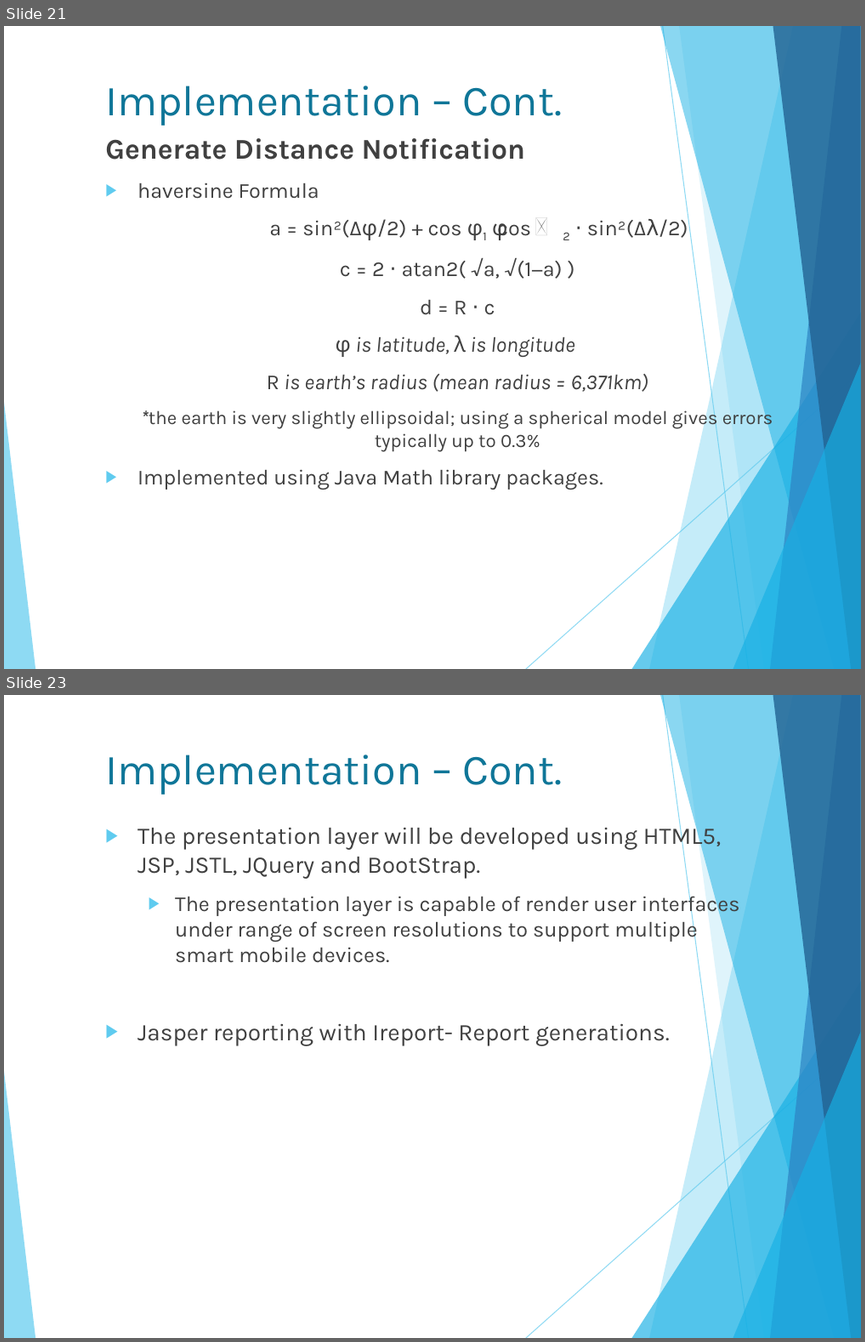
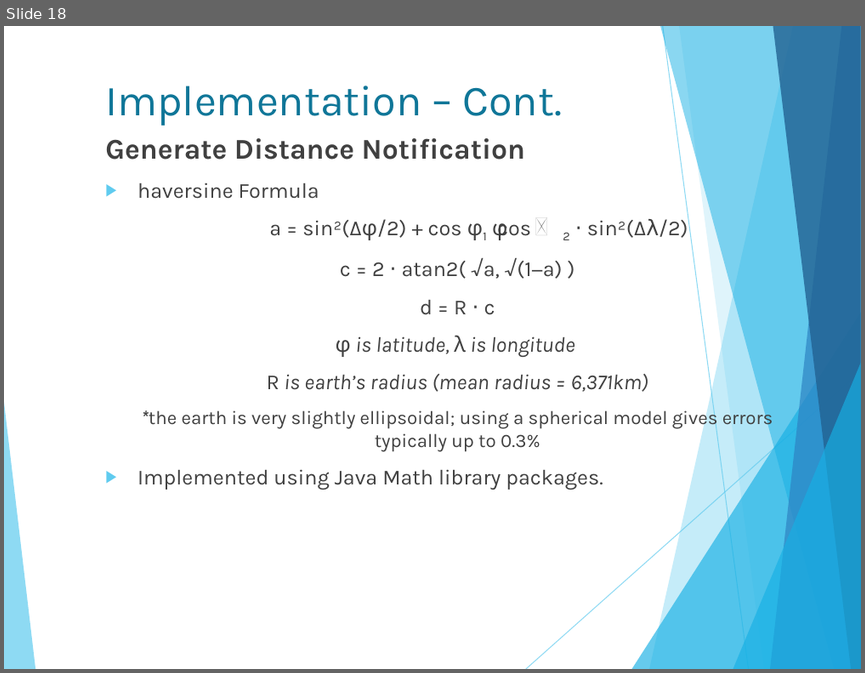
Before and after one commit to isurudewasurendra/SappuSavari, a slide deck: documentation/Location Based Mobile Marketing System.pptx. Shown one above the other, each under a label of ours: slides 21 and 23 before the commit, slide 18 after it; the slides between them are not shown. The pictures are 865x1342 and 865x673 pixels, drawn with LibreOffice and Linux fonts; fonts in the diff are those of the drawing. Boxes give left, top, right and bottom in pixels: in the first picture for what was removed or moved away, otherwise in the second. Text is boxed around its words. In the diff, an @@ line names an element or a change of style, - is before the commit and + after.

```diff
--- a/documentation/Location Based Mobile Marketing System.pptx
+++ b/documentation/Location Based Mobile Marketing System.pptx
@@ slide 23 removed at [4,695,861,1338], background #FFFFFF; not listed: 10 template elements that a slide beside it also shows @@
@@ title removed at [105,755,562,794] @@
-Implementation – Cont.
@@ text removed at [137,823,740,1046] @@
-▶ The presentation layer will be developed using HTML5, JSP, JSTL, JQuery and BootStrap.
-  ▶ The presentation layer is capable of render user interfaces under range of screen resolutions to support multiple smart mobile devices.
-▶ Jasper reporting with Ireport- Report generations.
@@ what was slide 21 is now slide 18 @@
```
Also in this commit, not shown: 12 slides changed, 4 slides added, 6 other slides removed, 21 other files.
